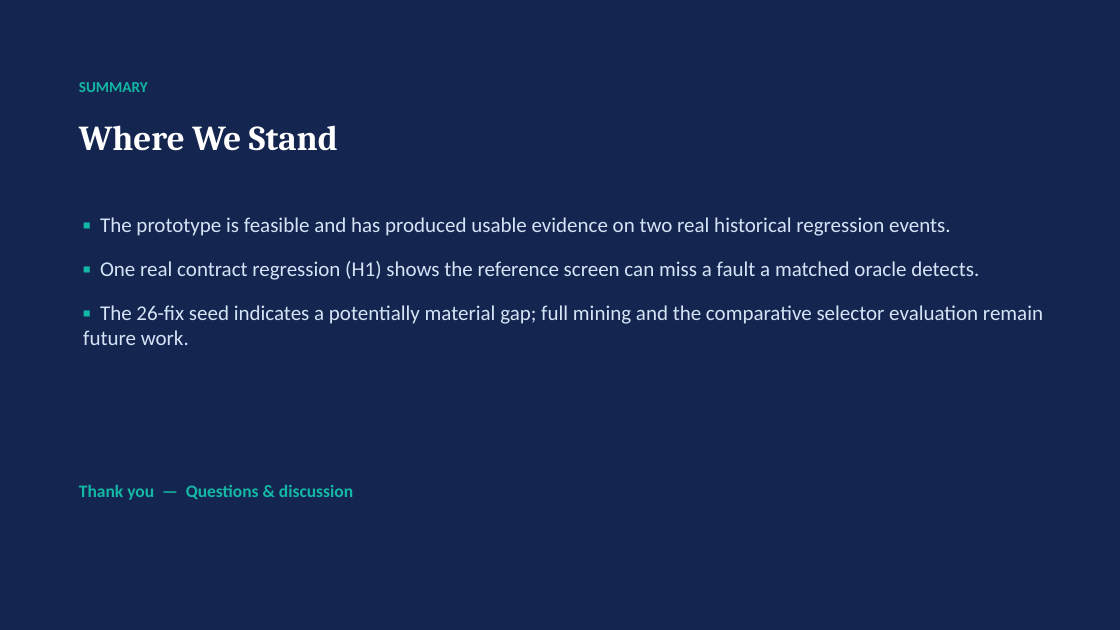
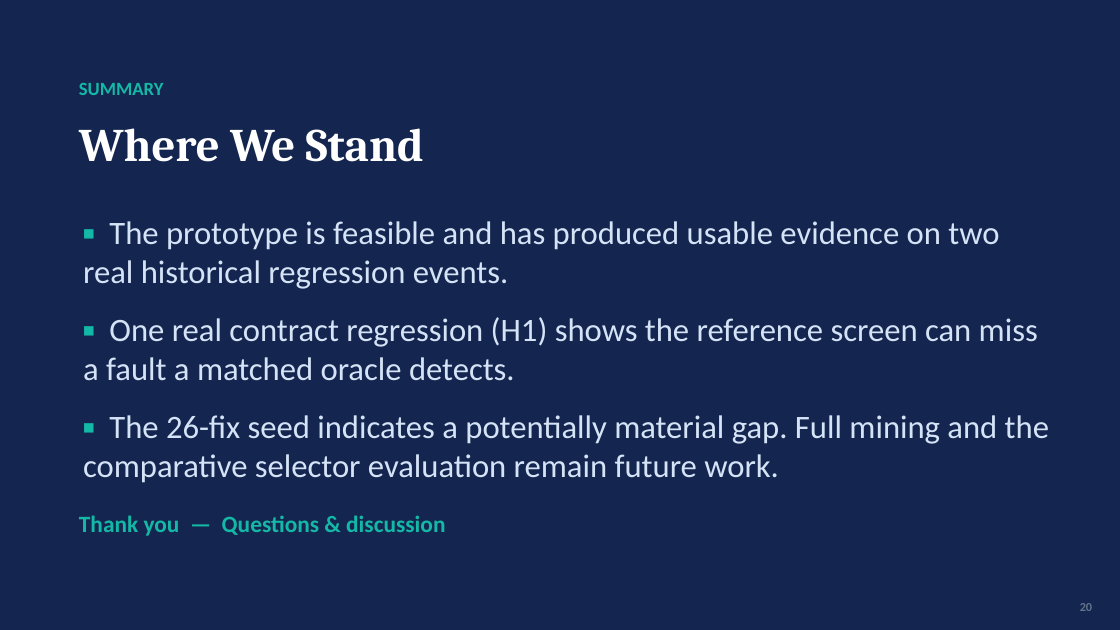
Before and after one commit to furqan-nr/quantum-transpiler-regression-testing, a slide deck: slide 20 of GSC files/GSC_Presentation_v4.pptx (slide 19 before the commit). Drawn at 1120x630 pixels with LibreOffice and Linux fonts; fonts in the diff are those of the drawing. Boxes give left, top, right and bottom in pixels: in the first picture for what was removed or moved away, otherwise in the second. Text is boxed around its words. In the diff, an @@ line names an element or a change of style, - is before the commit and + after.

```diff
--- a/GSC files/GSC_Presentation_v4.pptx
+++ b/GSC files/GSC_Presentation_v4.pptx
@@ text "SUMMARY" at <box>79,83,164,95</box>: size 13 to 16 pt @@
@@ text "Where We Stand" at <box>79,128,424,162</box>: size 30 to 40 pt @@
@@ text at <box>83,221,1038,381</box>: size 18 to 28 pt in "▪ The prototype is feasible and has ...", "▪ One real contract regression (H1) shows ..." @@
@@ text at <box>83,415,1049,483</box>: text changed; size 18 to 28 pt @@
-▪ The 26-fix seed indicates a potentially material gap; full mining and the comparative selector evaluation remain future work.
+▪ The 26-fix seed indicates a potentially material gap. Full mining and the comparative selector evaluation remain future work.
@@ text "Thank you — Questions & ...": place and size @@
-text "Thank you — Questions & ..." at <box>79,485,353,500</box>
+text "Thank you — Questions & ..." at <box>79,515,445,536</box>
@@ text "Thank you — Questions & ..." at <box>79,515,445,536</box>: size 15 to 20 pt @@
@@ text added at <box>1080,603,1092,611</box>, 10.5 pt, text #64748C, bold @@
+20
```
Also in this commit, not shown: 25 other slides changed, 5 slides added, 1 slide removed, 40 other files.
